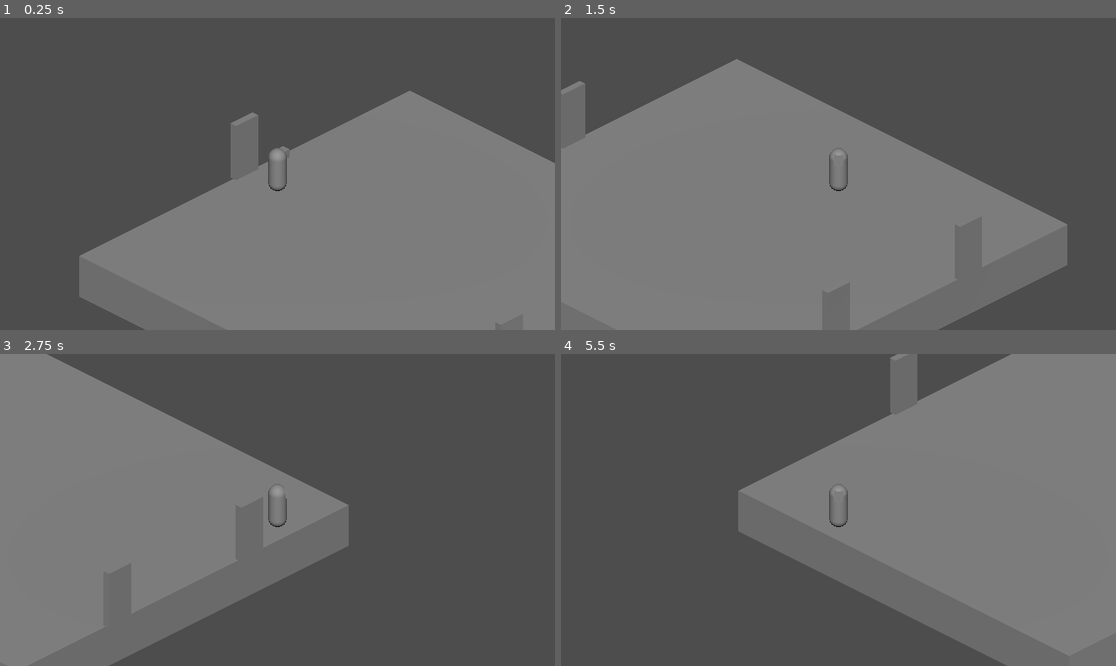
Above: before the commit, frames 1-4 (two rows, left to right).
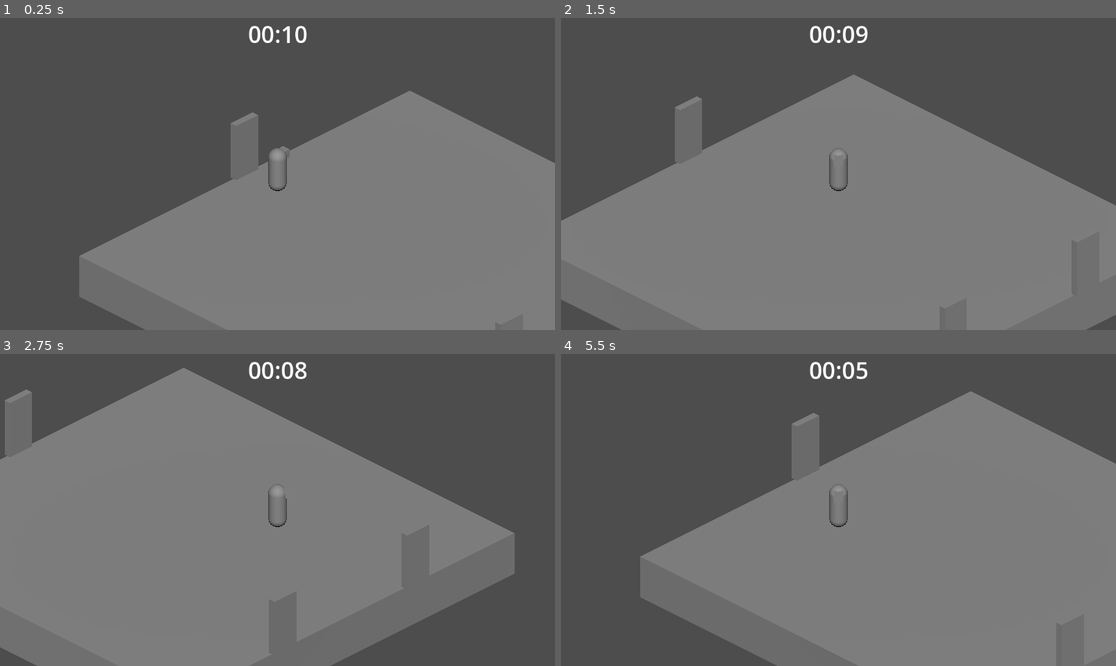
Above: after the commit, the same moments.

Repository: RegahP/gmtk-2026
Game: Godot game, scene res://src/main.tscn
Two runs of this game, one before a commit and one after it. Both use one fixed random seed, a clock stepped at 60 frames per second and the inputs below.
Inputs:
- Up to frame 1 (0.25 s): no input
- Up to frame 2 (1.5 s): tap Enter at 0.5 s; hold Right (move_right) 0.53-1.28 s; hold E (interact) 0.53-1.28 s; hold Down (move_back) from 1.28 s (still down); tap E (interact) at 1.35 s
- Up to frame 3 (2.75 s): release Down (move_back) at 2.03 s; hold Right (move_right) from 2.03 s (still down); hold E (interact) from 2.03 s (still down)
- Up to frame 4 (5.5 s): release Right (move_right) at 2.78 s; release E (interact) at 2.78 s; hold Up (move_forward) 2.78-3.53 s; tap E (interact) at 2.85, 4.35 s; hold E (interact) 3.53-4.28 s; hold Left (move_left) 3.53-5.03 s; hold Down (move_back) from 5.03 s (still down); hold E (interact) from 5.03 s (still down)

The runs differ from the first frame. In frame 1, 0.3% of the frame differs, in the area x 44-56%, y 2-9%; in frame 2, 22%; in frame 3, 30%, in the area x 0-93%, y 0-100%; in frame 4, 25%.

Commit message:
deathscreen

Diff:
--- a/gmtk-2026/src/main.tscn
+++ b/gmtk-2026/src/main.tscn
@@ -6,6 +6,13 @@
 [ext_resource type="Script" uid="uid://dcu0akvpcuwk" path="res://src/scripts/camera_3d.gd" id="2_gh0ne"]
 [ext_resource type="PackedScene" uid="uid://c50m2wqcexp8" path="res://src/enemySet_0.tscn" id="3_fyndt"]
 [ext_resource type="PackedScene" uid="uid://bur25qsrx35y4" path="res://src/pedestal.tscn" id="4_kmhfv"]
+[ext_resource type="Texture2D" uid="uid://dwf2aus5gmr8x" path="res://src/textures/youdied.png" id="7_rlaii"]
+
+[sub_resource type="LabelSettings" id="LabelSettings_kmhfv"]
+font_size = 48
+
+[sub_resource type="StyleBoxFlat" id="StyleBoxFlat_rlaii"]
+bg_color = Color(0, 0, 0, 0.5019608)
 
 [node name="Main" type="Node3D" unique_id=639514220 node_paths=PackedStringArray("player")]
 script = ExtResource("1_3cfgd")
@@ -27,3 +34,63 @@
 size = 2.0
 script = ExtResource("2_gh0ne")
 follow_target = NodePath("../player")
+
+[node name="CountdownUI" type="Control" parent="." unique_id=2120144187]
+layout_mode = 3
+anchors_preset = 5
+anchor_left = 0.5
+anchor_right = 0.5
+offset_left = -20.0
+offset_right = 20.0
+offset_bottom = 40.0
+grow_horizontal = 2
+
+[node name="Label" type="Label" parent="CountdownUI" unique_id=1226518482]
+layout_mode = 1
+anchors_preset = 5
+anchor_left = 0.5
+anchor_right = 0.5
+offset_left = -61.5
+offset_right = 61.5
+offset_bottom = 67.0
+grow_horizontal = 2
+text = "00:00"
+label_settings = SubResource("LabelSettings_kmhfv")
+horizontal_alignment = 1
+vertical_alignment = 1
+
+[node name="Timer" type="Timer" parent="CountdownUI" unique_id=2118935106]
+one_shot = true
+
+[node name="DeathscreenUI" type="Control" parent="." unique_id=42503341]
+layout_mode = 3
+anchors_preset = 15
+anchor_right = 1.0
+anchor_bottom = 1.0
+grow_horizontal = 2
+grow_vertical = 2
+
+[node name="Panel" type="Panel" parent="DeathscreenUI" unique_id=1786781927]
+visible = false
+layout_mode = 1
+anchors_preset = 15
+anchor_right = 1.0
+anchor_bottom = 1.0
+grow_horizontal = 2
+grow_vertical = 2
+theme_override_styles/panel = SubResource("StyleBoxFlat_rlaii")
+
+[node name="TextureRect" type="TextureRect" parent="DeathscreenUI/Panel" unique_id=953333790]
+layout_mode = 1
+anchors_preset = 8
+anchor_left = 0.5
+anchor_top = 0.5
+anchor_right = 0.5
+anchor_bottom = 0.5
+offset_left = -400.0
+offset_top = -300.0
+offset_right = 400.0
+offset_bottom = 300.0
+grow_horizontal = 2
+grow_vertical = 2
+texture = ExtResource("7_rlaii")
--- a/gmtk-2026/src/player.tscn
+++ b/gmtk-2026/src/player.tscn
@@ -15,6 +15,7 @@
 
 [node name="player" type="CharacterBody3D" unique_id=1697551590]
 script = ExtResource("1_lowyb")
+speed = 1.0
 
 [node name="pivot" type="Node3D" parent="." unique_id=1815740439]
 
--- a/gmtk-2026/src/scripts/game_manager.gd
+++ b/gmtk-2026/src/scripts/game_manager.gd
@@ -1,4 +1,9 @@
 extends Node3D
+
+@export var countDownTime = 11
+@onready var timerLabel: Label = $CountdownUI/Label
+@onready var timerUi: Timer = $CountdownUI/Timer
+@onready var deathscreenUi: Panel = $DeathscreenUI/Panel
 
 var roomCount: int
 @export var roomIdsByCount: Array[Vector2i] = []
@@ -14,6 +19,25 @@
 
 func _ready() -> void:
 	_loadroom(-1)
+
+	timerUi.wait_time = countDownTime
+	timerUi.start()
+	timerUi.timeout.connect(_on_timer_timeout)
+	timerUi.timeout.connect(player._on_timer_timeout)
+
+func _process(delta: float) -> void:
+	_timer_run()
+
+func _timer_run() -> void:
+	var time_left: float = timerUi.time_left
+	var minutes: int = int(time_left) / 60
+	var seconds: int = int(time_left) % 60
+	timerLabel.text = "%02d:%02d" % [minutes, seconds]
+
+func _on_timer_timeout() -> void:
+	timerLabel.text = "00:00"
+	print("dead")
+	deathscreenUi.visible = true
 
 func _loadroom(nextRoomId: int) -> void:
 	_reset_player_pos()
--- a/gmtk-2026/src/scripts/player.gd
+++ b/gmtk-2026/src/scripts/player.gd
@@ -1,7 +1,9 @@
 extends CharacterBody3D
 
-@export var speed = 2
+@export var speed: float
 var target_velocity = Vector3.ZERO
+
+var dead: bool = false;
 
 func _physics_process(delta: float) -> void:
 	var direction = Vector3.ZERO
@@ -26,5 +28,9 @@
 	target_velocity.x = direction.x * speed
 	target_velocity.z = direction.z * speed
 
-	velocity = target_velocity
-	move_and_slide()
+	if !dead:
+		velocity = target_velocity
+		move_and_slide()
+
+func _on_timer_timeout() -> void:
+	dead = true;
Binary file added: gmtk-2026/src/textures/youdied.png
Not shown, added: gmtk-2026/src/textures/youdied.png.import
